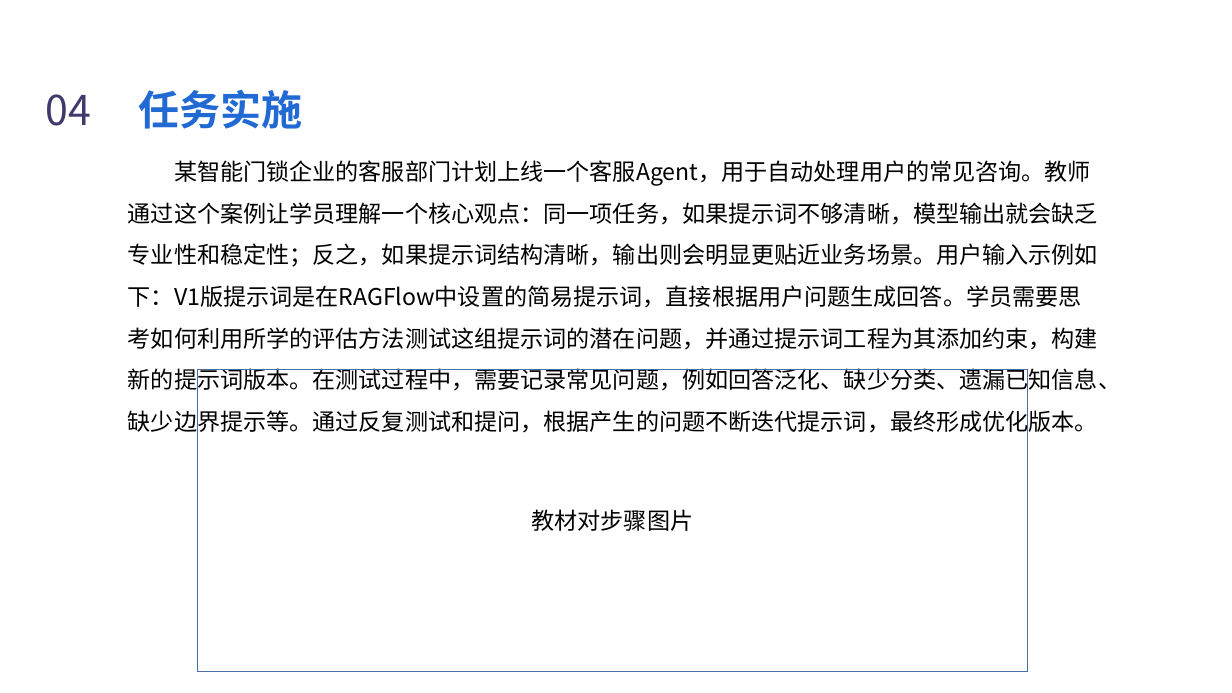
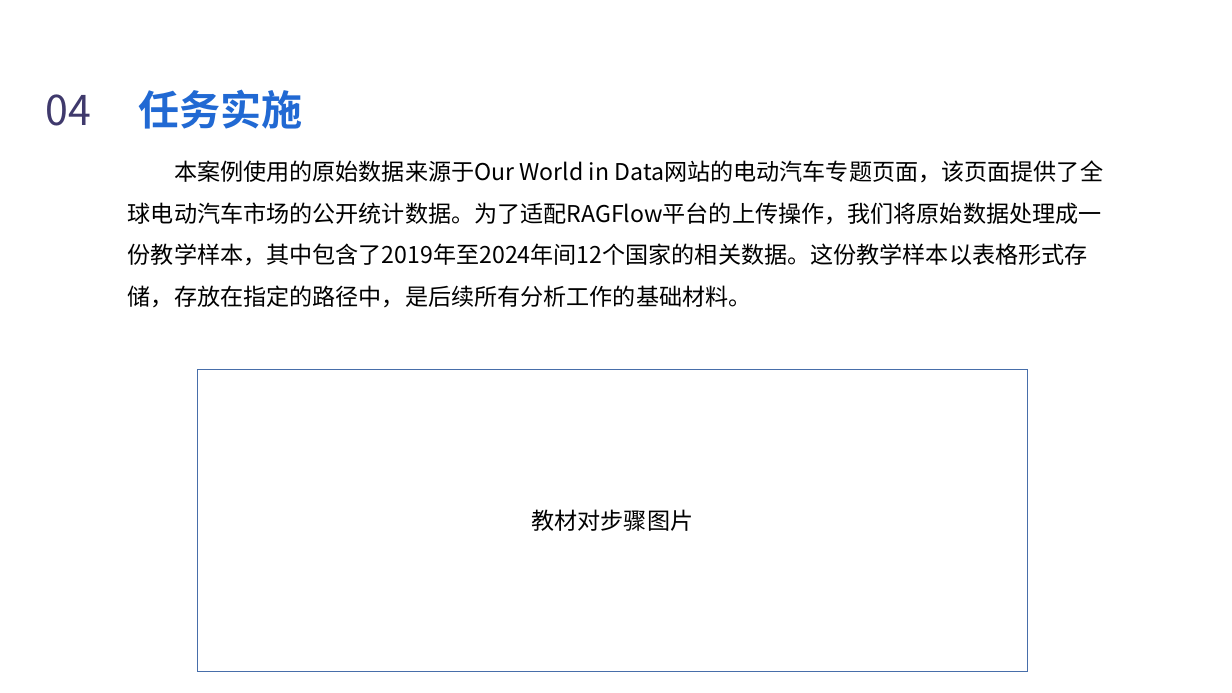
Before and after one commit to Silence1628/Ai_PPT, a slide deck: slide 26 of output/1.2_提示词工程.pptx (slide 29 before the commit). Drawn at 1232x693 pixels with LibreOffice and Linux fonts; fonts in the diff are those of the drawing; background and template pictures are left out. Boxes give left, top, right and bottom in pixels: in the first picture for what was removed or moved away, otherwise in the second. Text is boxed around its words. In the diff, an @@ line names an element or a change of style, - is before the commit and + after.

```diff
--- a/output/1.2_提示词工程.pptx
+++ b/output/1.2_提示词工程.pptx
@@ text at (128,160,1104,308): text changed @@
-某智能门锁企业的客服部门计划上线一个客服Agent，用于自动处理用户的常见咨询。教师通过这个案例让学员理解一个核心观点：同一项任务，如果提示词不够清晰，模型输出就会缺乏专业性和稳定性；反之，如果提示词结构清晰，输出则会明显更贴近业务场景。用户输入示例如下：V1版提示词是在RAGFlow中设置的简易提示词，直接根据用户问题生成回答。学员需要思考如何利用所学的评估方法测试这组提示词的潜在问题，并通过提示词工程为其添加约束，构建新的提示词版本。在测试过程中，需要记录常见问题，例如回答泛化、缺少分类、遗漏已知信息、缺少边界提示等。通过反复测试和提问，根据产生的问题不断迭代提示词，最终形成优化版本。
+本案例使用的原始数据来源于Our World in Data网站的电动汽车专题页面，该页面提供了全球电动汽车市场的公开统计数据。为了适配RAGFlow平台的上传操作，我们将原始数据处理成一份教学样本，其中包含了2019年至2024年间12个国家的相关数据。这份教学样本以表格形式存储，存放在指定的路径中，是后续所有分析工作的基础材料。
```
Also in this commit, not shown: 13 other slides changed, 11 slides added, 10 slides removed, 10 other files.
